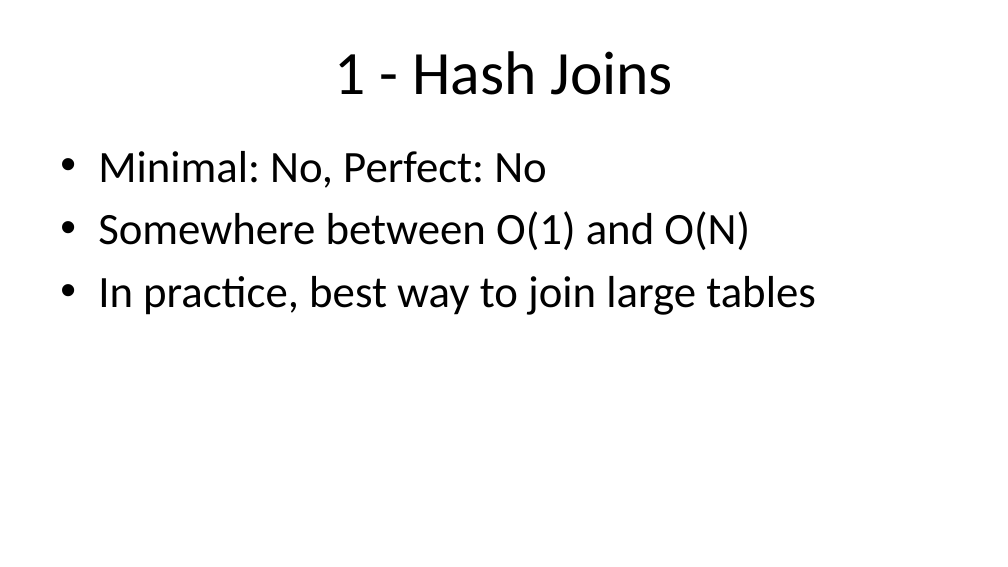
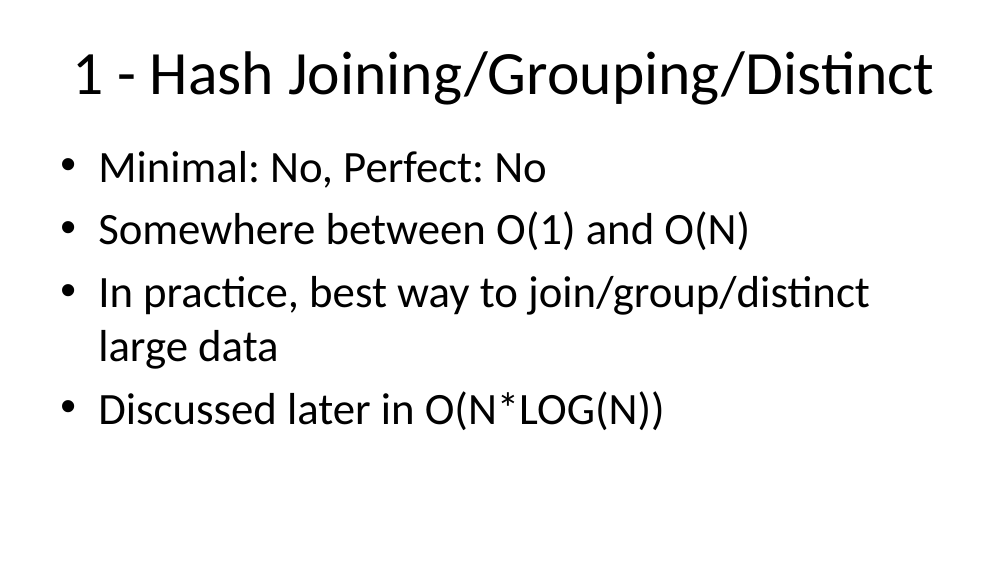
Before and after one commit to ProOracleSQL/space, a slide deck: slide 25 of examples/presentations/Practical Algorithm Analysis for Oracle Developers - Collaborate - 2019_281_Heller.pptx (slide 28 before the commit). Drawn at 1008x567 pixels with LibreOffice and Linux fonts; fonts in the diff are those of the drawing. Boxes give left, top, right and bottom in pixels: in the first picture for what was removed or moved away, otherwise in the second. Text is boxed around its words. In the diff, an @@ line names an element or a change of style, - is before the commit and + after.

```diff
--- a/examples/presentations/Practical Algorithm Analysis for Oracle Developers - Collaborate - 2019_281_Heller.pptx
+++ b/examples/presentations/Practical Algorithm Analysis for Oracle Developers - Collaborate - 2019_281_Heller.pptx
@@ title at <box>72,51,934,105</box>: text changed @@
-1 - Hash Joins
+1 - Hash Joining/Grouping/Distinct
@@ text at <box>98,276,870,430</box>: text changed @@
-• In practice, best way to join large tables
+• In practice, best way to join/group/distinct large data
+• Discussed later in O(N*LOG(N))
```
Also in this commit, not shown: 12 other slides changed, 3 slides added, 6 slides removed.
